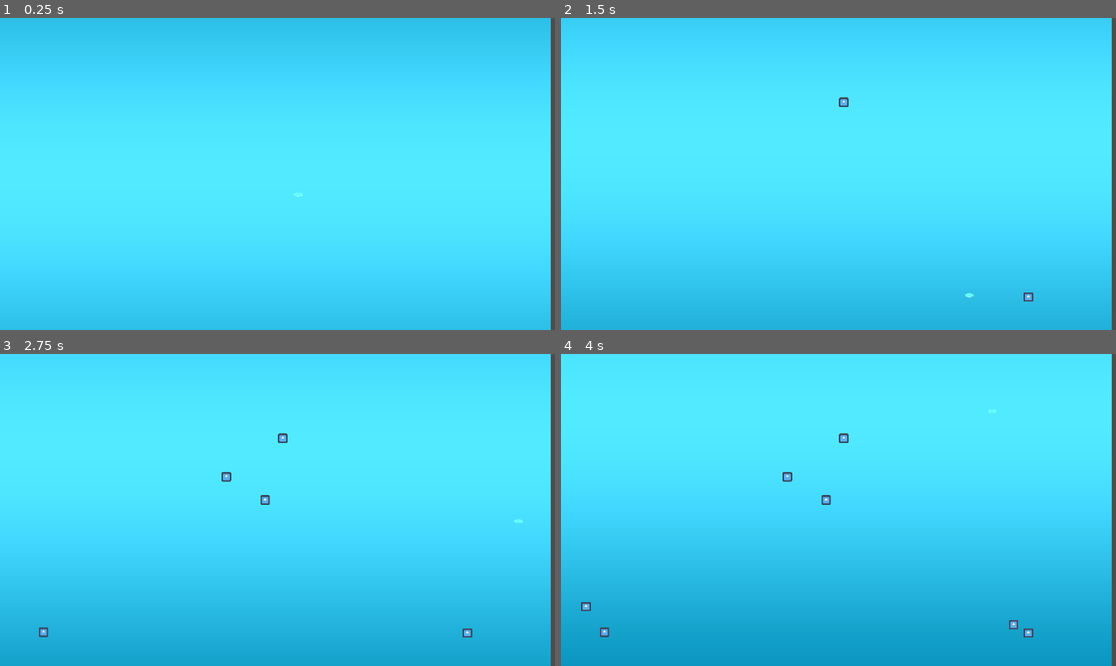
Above: before the commit, frames 1-4 (two rows, left to right).
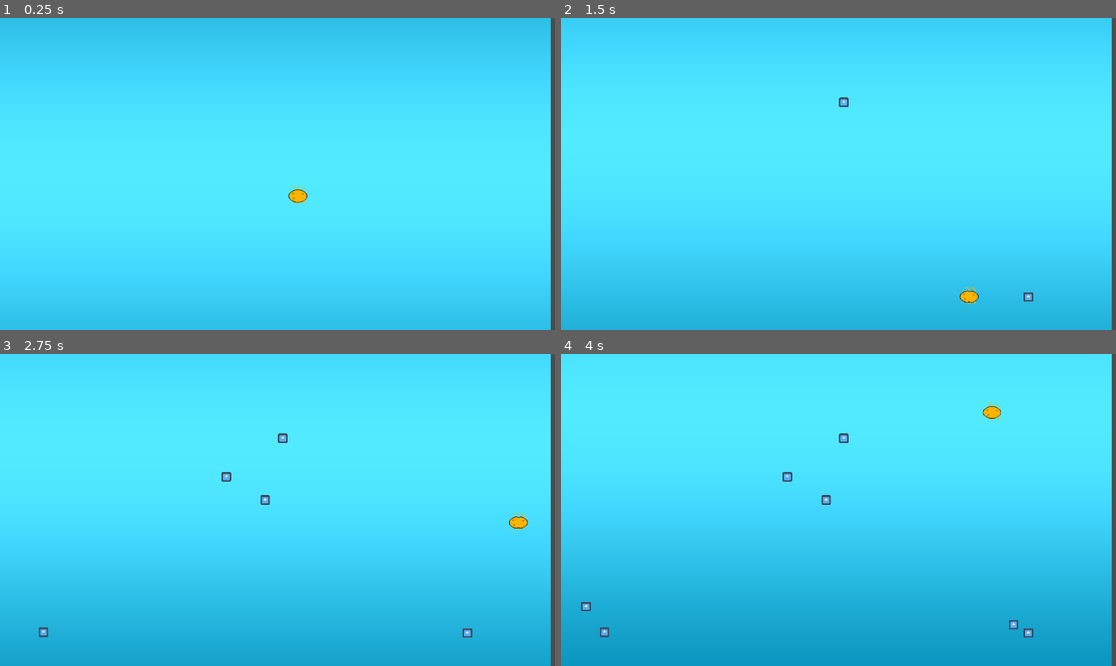
Above: after the commit, the same moments.

Repository: MisterIXI/chili-code-jam-4
Game: Godot game, scene res://entities/game/game_scene.tscn
Same seed, same stepped clock (60 frames per second), same inputs: the game is played once before the commit and once after it. The project has no main scene, so this scene is started directly. The engine's default icon, where the game draws it, is replaced by a stand-in: a white triangle on a blue panel in a dark square.
Inputs:
- Up to frame 1 (0.25 s): no input
- Up to frame 2 (1.5 s): hold W (move_forward) from 0.53 s (still down)
- Up to frame 3 (2.75 s): release W (move_forward) at 2.03 s; hold A (move_left) from 2.03 s (still down)
- Up to frame 4 (4 s): release A (move_left) at 3.53 s; hold Down (move_backward) from 3.53 s (still down)

The runs differ from the first frame. In frame 1, 0.1% of the frame differs, in the area x 51-56%, y 53-60%; in frame 2, 0.1%; in frame 3, 0.1%; in frame 4, 0.1%.

Commit message:
bacteria_animation

Diff:
--- /dev/null
+++ b/entities/bacteria/Sprite_Frame_Bacteria_01.tres
@@ -0,0 +1,53 @@
+[gd_resource type="SpriteFrames" format=3 uid="uid://dkrccksyltqt4"]
+
+[ext_resource type="Texture2D" uid="uid://b1w0eddjl4anj" path="res://textures/bacteria/bacteria_01.png" id="1_bboed"]
+
+[sub_resource type="AtlasTexture" id="AtlasTexture_u2xhs"]
+atlas = ExtResource("1_bboed")
+region = Rect2(0, 0, 64, 64)
+
+[sub_resource type="AtlasTexture" id="AtlasTexture_qkcnn"]
+atlas = ExtResource("1_bboed")
+region = Rect2(64, 0, 64, 64)
+
+[sub_resource type="AtlasTexture" id="AtlasTexture_kabvv"]
+atlas = ExtResource("1_bboed")
+region = Rect2(128, 0, 64, 64)
+
+[sub_resource type="AtlasTexture" id="AtlasTexture_yuisy"]
+atlas = ExtResource("1_bboed")
+region = Rect2(192, 0, 64, 64)
+
+[sub_resource type="AtlasTexture" id="AtlasTexture_y0f6d"]
+atlas = ExtResource("1_bboed")
+region = Rect2(256, 0, 64, 64)
+
+[sub_resource type="AtlasTexture" id="AtlasTexture_jakwc"]
+atlas = ExtResource("1_bboed")
+region = Rect2(320, 0, 64, 64)
+
+[resource]
+animations = [{
+"frames": [{
+"duration": 1.0,
+"texture": SubResource("AtlasTexture_u2xhs")
+}, {
+"duration": 1.0,
+"texture": SubResource("AtlasTexture_qkcnn")
+}, {
+"duration": 1.0,
+"texture": SubResource("AtlasTexture_kabvv")
+}, {
+"duration": 1.0,
+"texture": SubResource("AtlasTexture_yuisy")
+}, {
+"duration": 1.0,
+"texture": SubResource("AtlasTexture_y0f6d")
+}, {
+"duration": 1.0,
+"texture": SubResource("AtlasTexture_jakwc")
+}],
+"loop": true,
+"name": &"idle",
+"speed": 10.0
+}]
--- a/entities/test/bubble.tscn
+++ b/entities/test/bubble.tscn
@@ -1,7 +1,7 @@
 [gd_scene format=3 uid="uid://bqvqqbgr564lb"]
 
 [ext_resource type="Script" uid="uid://b14a75thuvtt4" path="res://entities/test/bubble.gd" id="1_t2k6f"]
-[ext_resource type="Texture2D" uid="uid://1futmjcqdt3g" path="res://textures/test_bacteria2.png" id="2_t2k6f"]
+[ext_resource type="SpriteFrames" uid="uid://dkrccksyltqt4" path="res://entities/bacteria/Sprite_Frame_Bacteria_01.tres" id="2_t2k6f"]
 
 [sub_resource type="PhysicsMaterial" id="PhysicsMaterial_fh42i"]
 friction = 0.0
@@ -18,6 +18,9 @@
 [node name="CollisionShape2D" type="CollisionShape2D" parent="." unique_id=74351563]
 shape = SubResource("CircleShape2D_t2k6f")
 
-[node name="Sprite2D" type="Sprite2D" parent="." unique_id=982568655]
-scale = Vector2(0.06, 0.06)
-texture = ExtResource("2_t2k6f")
+[node name="AnimatedSprite2D" type="AnimatedSprite2D" parent="." unique_id=187898852]
+modulate = Color(0.94509804, 0.56078434, 0.003921569, 1)
+sprite_frames = ExtResource("2_t2k6f")
+animation = &"idle"
+autoplay = "idle"
+frame_progress = 0.16272227
Binary file added: textures/asesprites/bacteria_01.aseprite
Binary file added: textures/asesprites/bacteria_01.png
Not shown, added: textures/asesprites/bacteria_01.png.import
Binary file added: textures/bacteria/bacteria_01.png
Not shown, added: textures/bacteria/bacteria_01.png.import
